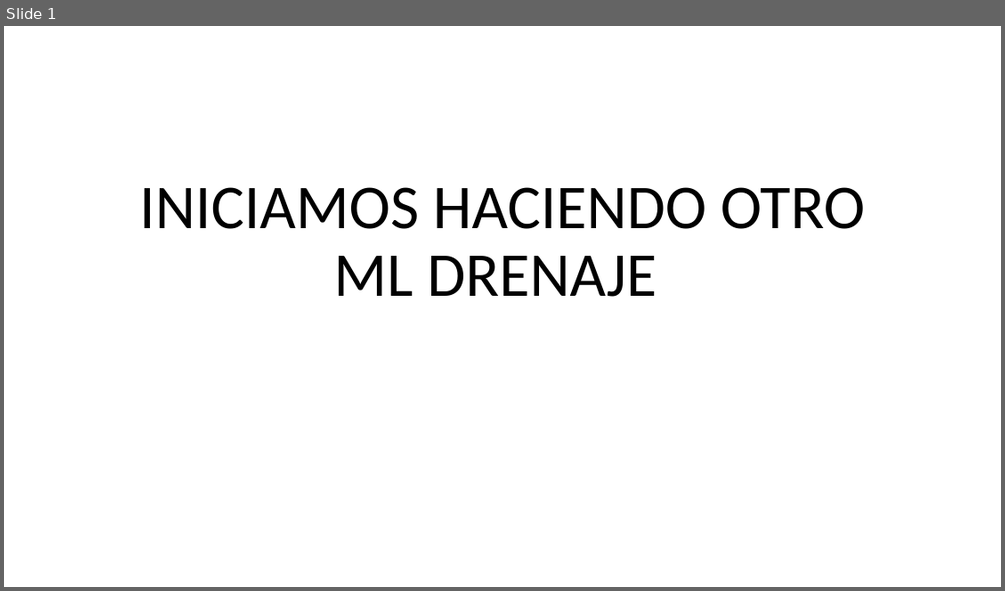
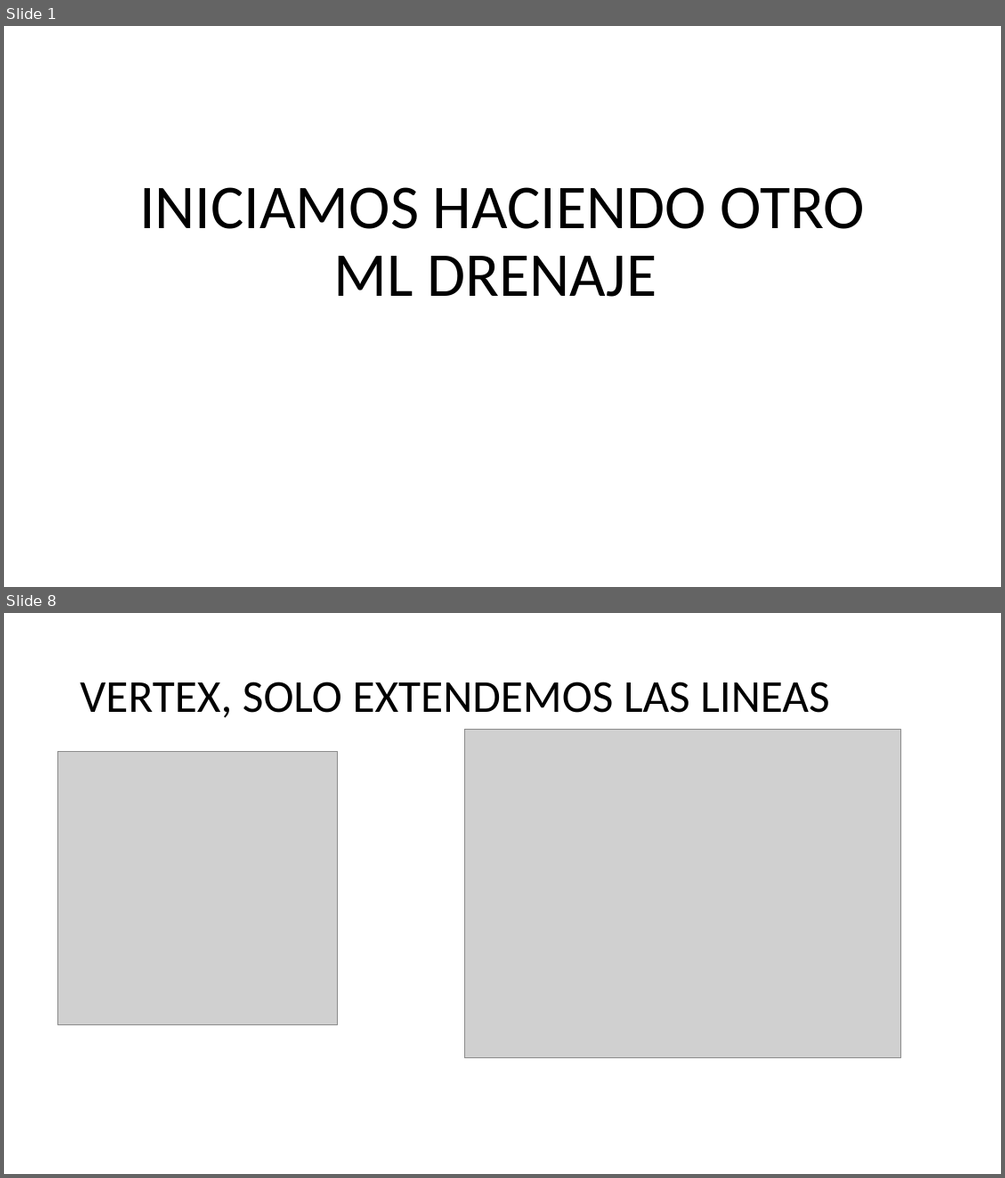
Before and after one commit to IvanRivera007/gitdocs-2026, a slide deck: AUTOCAD INTECAP/apuntes powerpoint/CLASE 10, Miercoles 18 Marzo.pptx. Shown one above the other, each under a label of ours: slide 1 before the commit, slides 1 and 8 after it; the slides between them are not shown. The pictures are 1005x591 and 1005x1178 pixels, drawn with LibreOffice and Linux fonts; fonts in the diff are those of the drawing; grey boxes stand for pictures. Boxes give left, top, right and bottom in pixels: in the first picture for what was removed or moved away, otherwise in the second. Text is boxed around its words. In the diff, an @@ line names an element or a change of style, - is before the commit and + after.

```diff
--- a/AUTOCAD INTECAP/apuntes powerpoint/CLASE 10, Miercoles 18 Marzo.pptx
+++ b/AUTOCAD INTECAP/apuntes powerpoint/CLASE 10, Miercoles 18 Marzo.pptx
@@ slide 8 added at [4,613,1001,1174], background #FFFFFF @@
@@ title added at [80,682,829,718], 44 pt, text #000000 @@
+VERTEX, SOLO EXTENDEMOS LAS LINEAS
@@ picture added at [465,729,900,1058] @@
@@ picture added at [57,751,338,1025] @@
```
Also in this commit, not shown: 16 other slides added, 6 slides removed, 4 other files.
